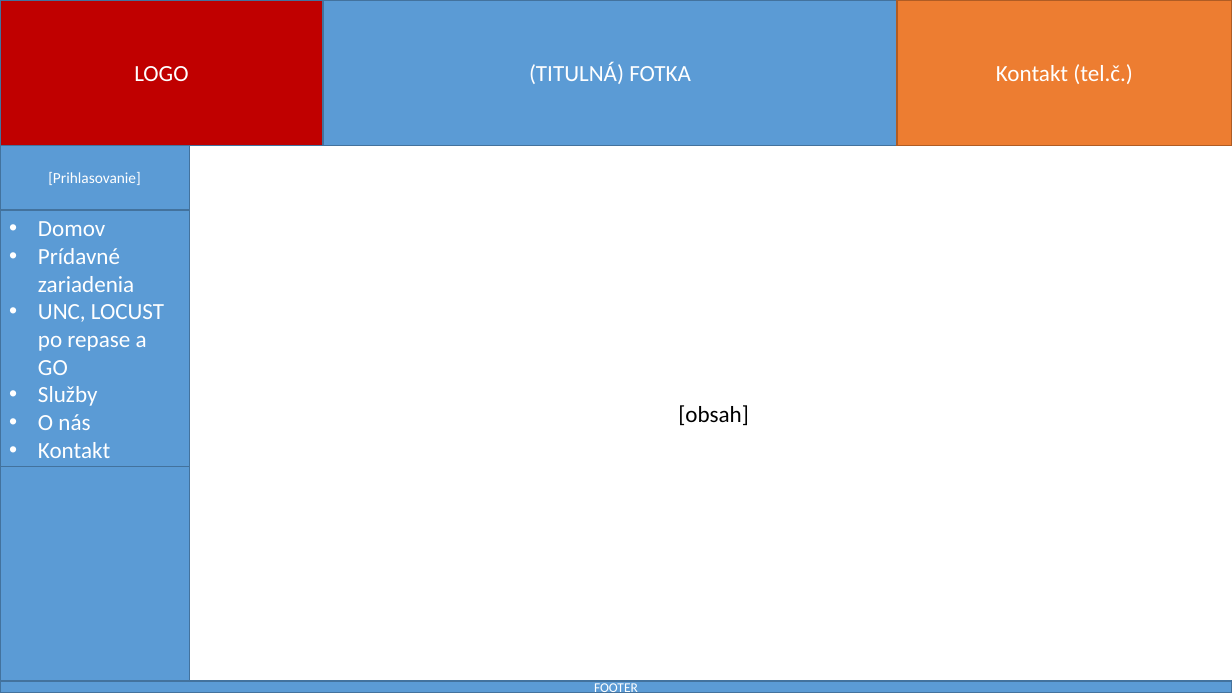
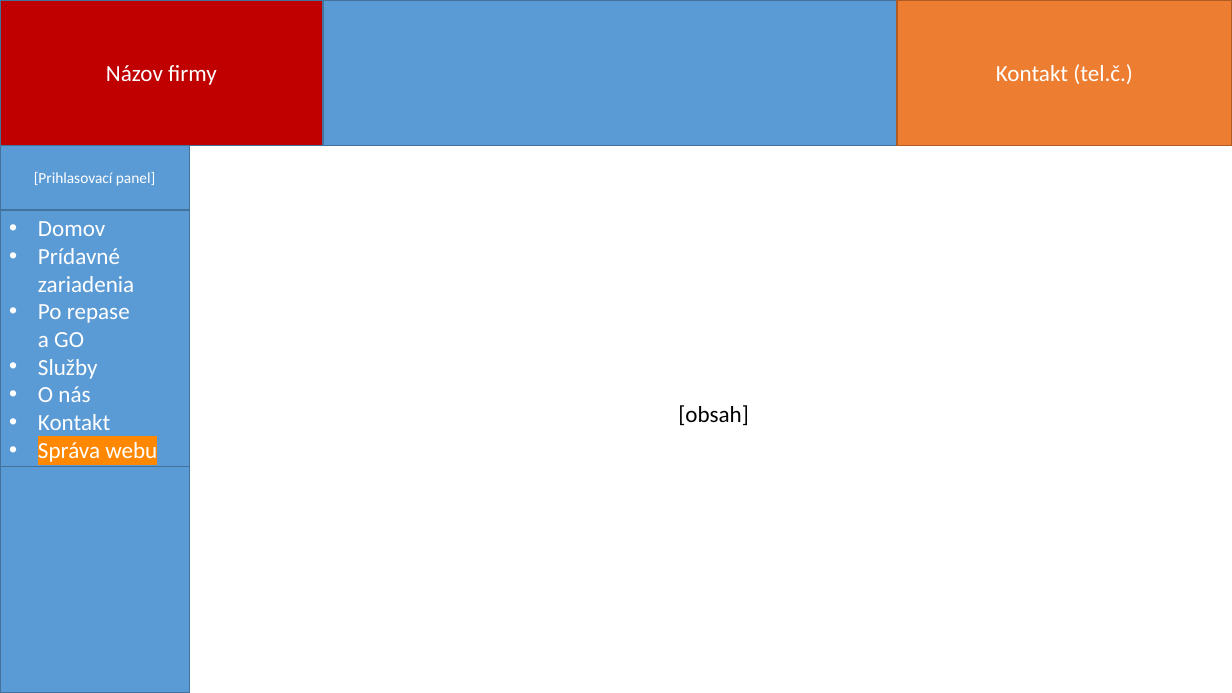
Before and after one commit to milantru/ServIS, a slide deck: slide 1 of docs/B-Servis WebApp UI koncept.pptx. Drawn at 1232x693 pixels with LibreOffice and Linux fonts; fonts in the diff are those of the drawing. Boxes give left, top, right and bottom in pixels: in the first picture for what was removed or moved away, otherwise in the second. Text is boxed around its words. In the diff, an @@ line names an element or a change of style, - is before the commit and + after.

```diff
--- a/docs/B-Servis WebApp UI koncept.pptx
+++ b/docs/B-Servis WebApp UI koncept.pptx
@@ text in rectangle at box(106, 65, 217, 85): text changed @@
-LOGO
+Názov firmy
@@ text in rectangle at box(529, 62, 691, 84): text removed @@
-(TITULNÁ) FOTKA
@@ text in rectangle at box(34, 172, 155, 186): text changed @@
-[Prihlasovanie]
+[Prihlasovací panel]
@@ text in rectangle at box(38, 304, 130, 347): text changed @@
-• UNC, LOCUST po repase a GO
+• Po repase
+  a GO
@@ text in rectangle at box(38, 442, 157, 462): paragraph added @@
+• Správa webu
@@ rectangle removed at box(0, 681, 1232, 693) @@
-FOOTER
```
Also in this commit, not shown: 6 other slides changed, 30 slides added, 25 slides removed, 47 other files.
